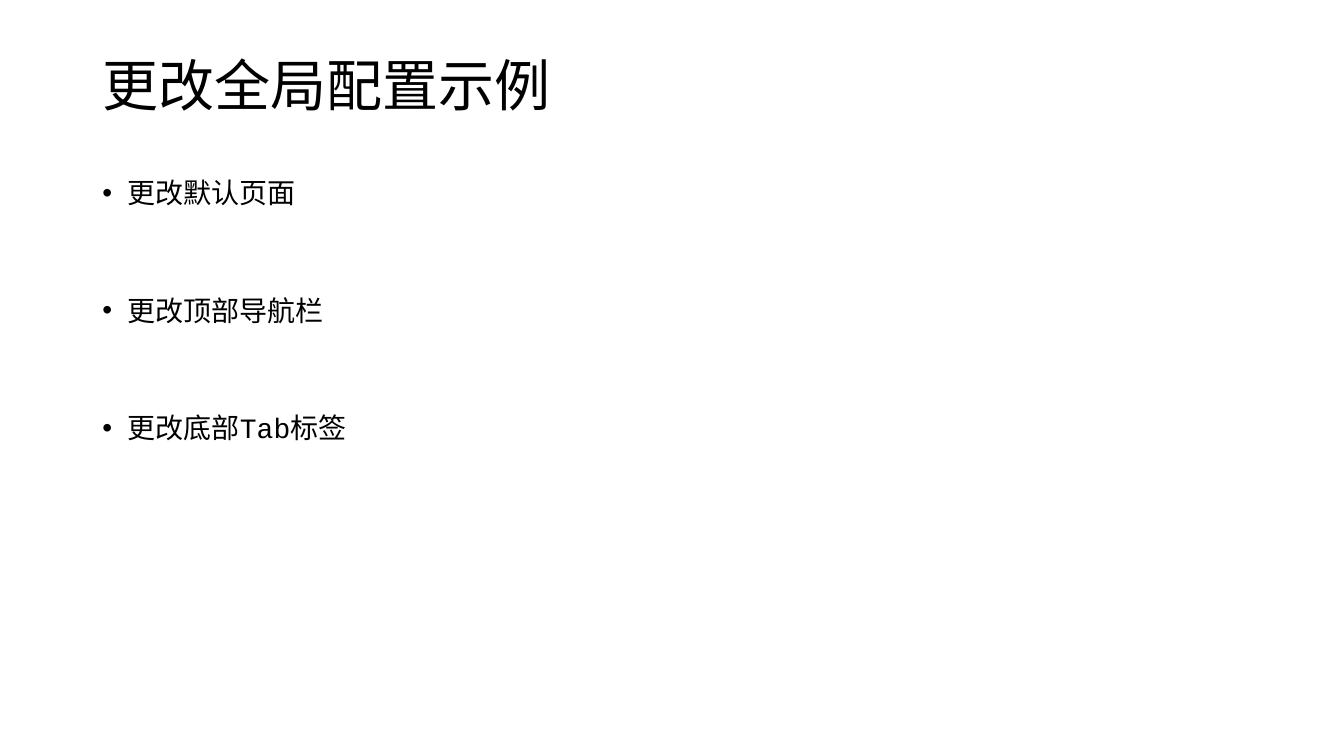
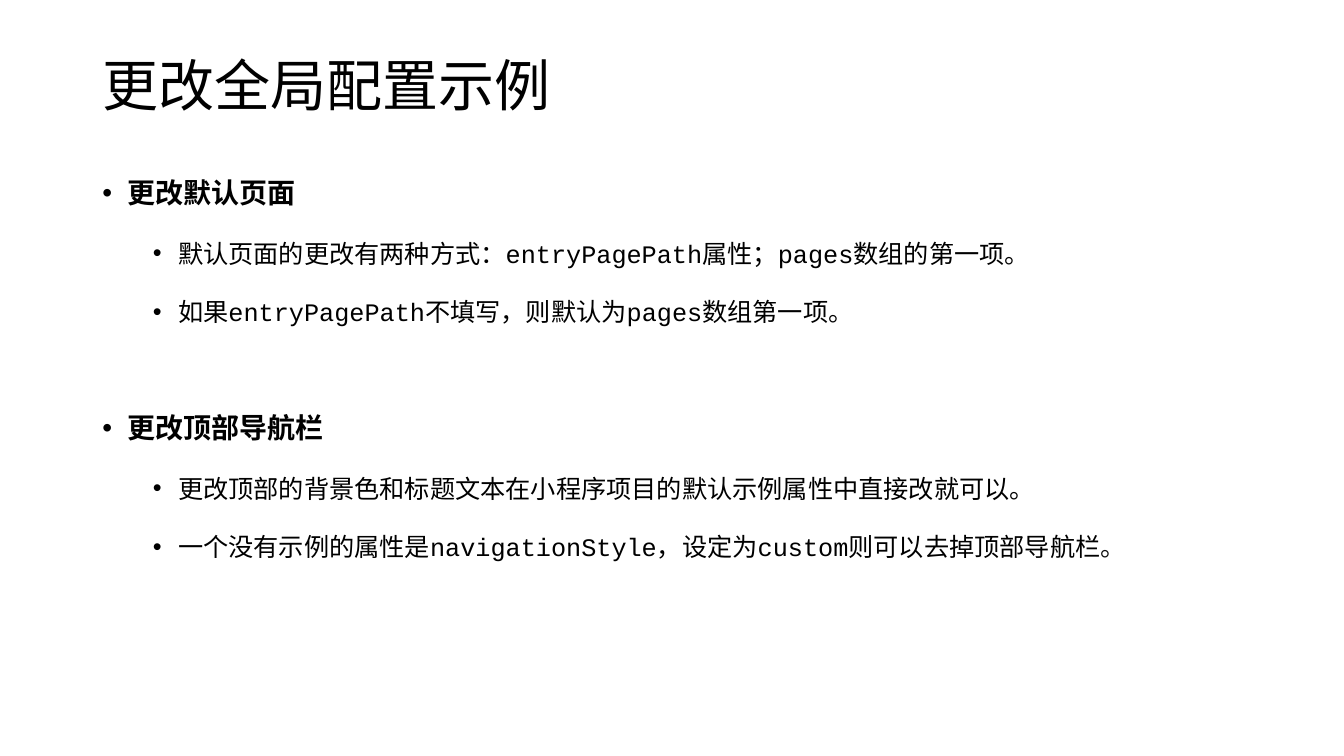
Before and after one commit to edu2act/course-wechat-and-miniprogram, a slide deck: slide 10 of materials/ch02/ch02-第一个小程序和相关说明.pptx. Drawn at 1344x756 pixels with LibreOffice and Linux fonts; fonts in the diff are those of the drawing. Boxes give left, top, right and bottom in pixels: in the first picture for what was removed or moved away, otherwise in the second. Text is boxed around its words. In the diff, an @@ line names an element or a change of style, - is before the commit and + after.

```diff
--- a/materials/ch02/ch02-第一个小程序和相关说明.pptx
+++ b/materials/ch02/ch02-第一个小程序和相关说明.pptx
@@ text at box(128, 179, 324, 441): bold on in "更改默认页面", "更改顶部导航栏" @@
@@ text at box(178, 241, 1030, 327): paragraphs added @@
+  • 默认页面的更改有两种方式：entryPagePath属性；pages数组的第一项。
+  • 如果entryPagePath不填写，则默认为pages数组第一项。
@@ text at box(178, 476, 1126, 562): text changed; size 20 to 18 pt @@
-• 更改底部Tab标签
+  • 更改顶部的背景色和标题文本在小程序项目的默认示例属性中直接改就可以。
+  • 一个没有示例的属性是navigationStyle，设定为custom则可以去掉顶部导航栏。
```
Also in this commit, not shown: 3 other slides changed, 4 slides added, 1 slide removed, 1 other file.
